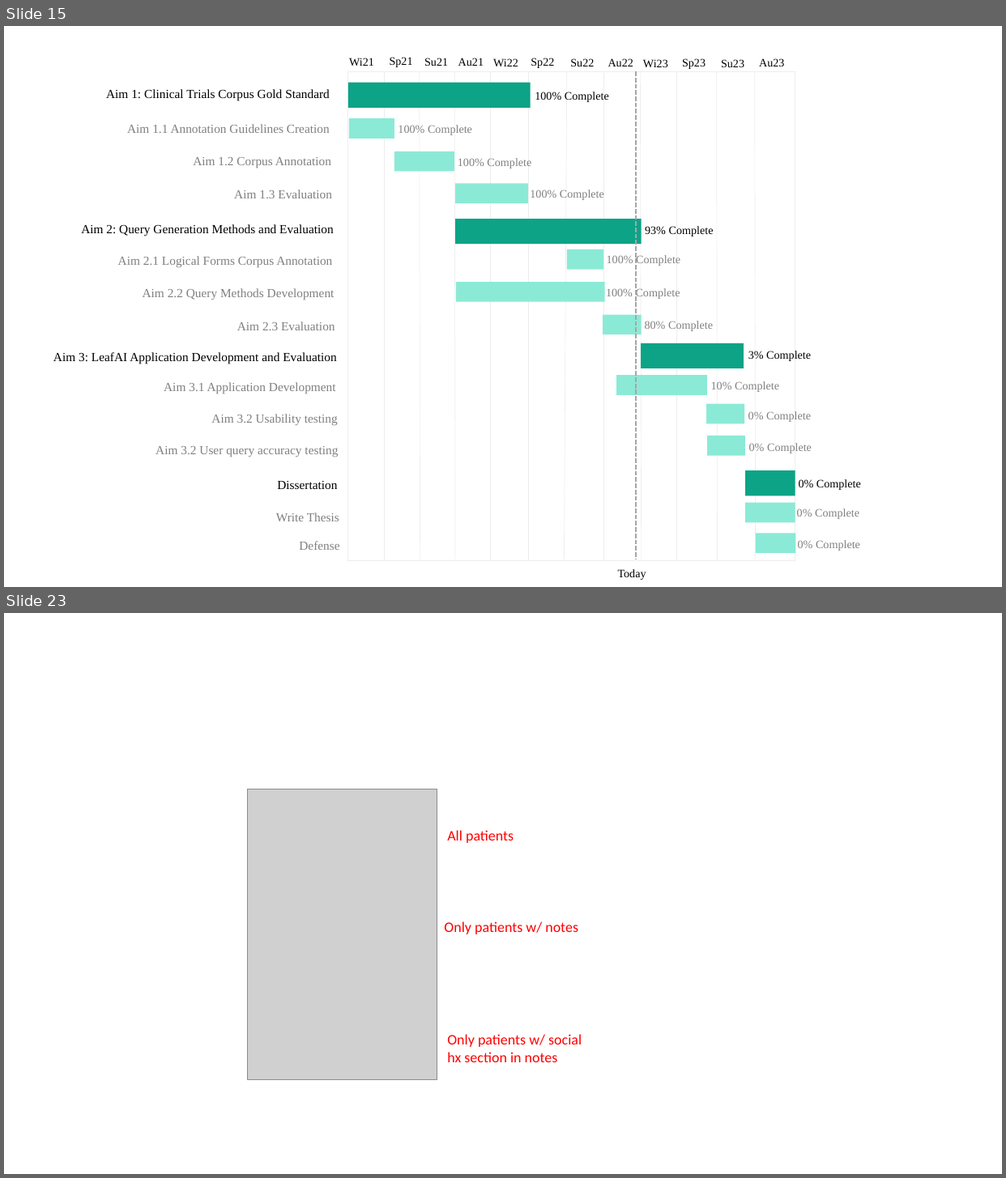
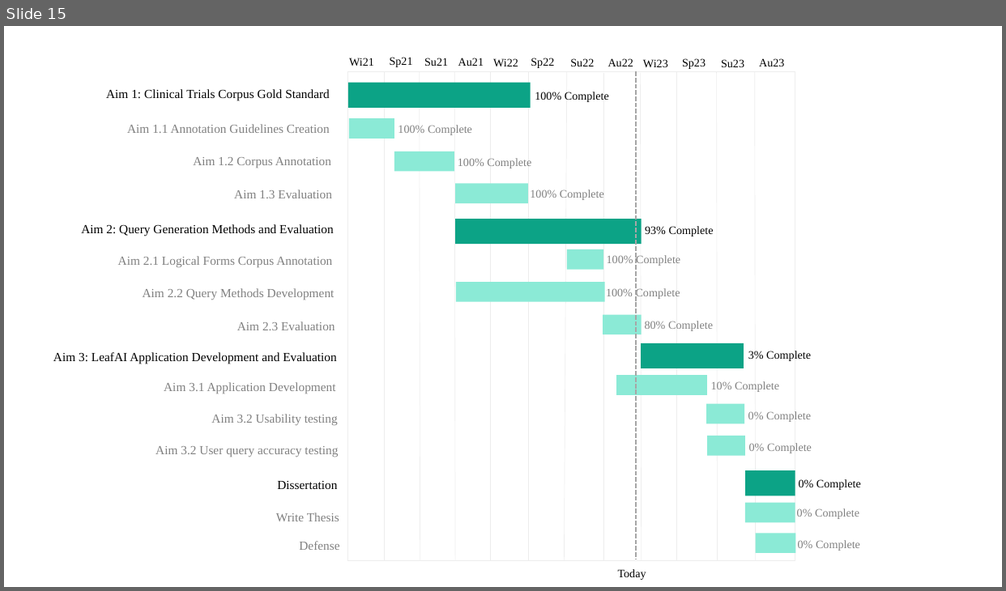
Before and after one commit to ndobb/dissertation, a slide deck: 2_query_gen/paper2_figures.pptx. Shown one above the other, each under a label of ours: slides 15 and 23 before the commit, slide 15 after it; the slides between them are not shown. The pictures are 1006x1178 and 1006x591 pixels, drawn with LibreOffice and Linux fonts; fonts in the diff are those of the drawing; grey boxes stand for pictures. Boxes give left, top, right and bottom in pixels: in the first picture for what was removed or moved away, otherwise in the second. Text is boxed around its words. In the diff, an @@ line names an element or a change of style, - is before the commit and + after.

```diff
--- a/2_query_gen/paper2_figures.pptx
+++ b/2_query_gen/paper2_figures.pptx
@@ slide 23 removed at (4,613,1002,1174), background #FFFFFF @@
@@ picture removed at (247,790,437,1081) @@
@@ text removed at (447,830,513,843) @@
-All patients
@@ text removed at (444,922,578,935) @@
-Only patients w/ notes
@@ text removed at (447,1034,582,1063) @@
-Only patients w/ social
-hx section in notes
```
Also in this commit, not shown: 3 slides added, 8 other slides removed, 11 other files.
